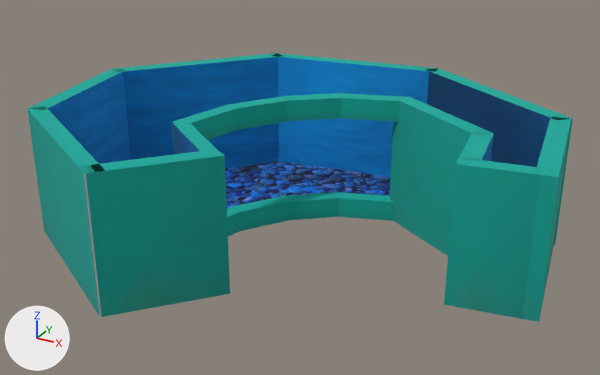
The OBJ model Proyecto_Final_Acuario/Proyecto_Final_Acuario/Models/Acuario/Area_Pinguino/area_pinguino.obj: old version first, new version second.
Camera for both pictures: a 50 mm camera at (-10.8, -19.0, 32.6) aimed at (-41.5, 36.7, 4.7). The lights are fixed; the arrows at lower left show +X, +Y and +Z. Where no turn or scale is listed for an object, it has been applied to the vertices. Vertices at the same position are counted once.

Names of what the first picture shows: 'area_pinguino'.
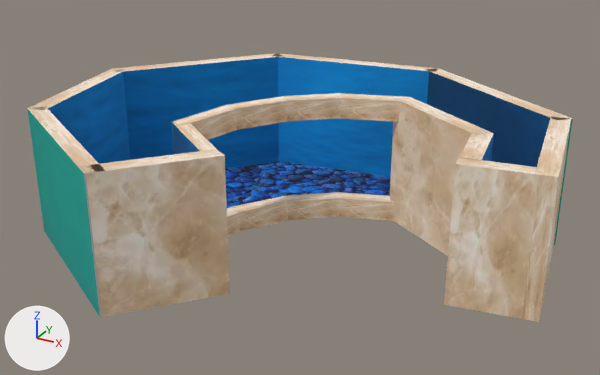
Changed parts and their boxes [x1, y1, x2, y2] in the pictures (600 x 375 px):
```json
{"part": 1, "of": "me_area_pinguino", "change": "recoloured", "before": [172, 93, 492, 256], "after": [172, 93, 492, 256], "on screen": "cyan to beige"}
{"part": 2, "of": "me_area_pinguino", "change": "recoloured", "before": [460, 131, 494, 160], "after": [460, 131, 494, 160], "on screen": "cyan to beige"}
{"part": 3, "of": "me_area_pinguino", "change": "recoloured", "before": [27, 68, 230, 317], "after": [27, 68, 230, 317], "on screen": "cyan to beige"}
{"part": 4, "of": "me_area_pinguino", "change": "recoloured", "before": [444, 122, 571, 322], "after": [444, 122, 571, 322], "on screen": "cyan to beige"}
{"part": 5, "of": "me_area_pinguino", "change": "recoloured", "before": [113, 53, 438, 72], "after": [113, 53, 438, 72], "on screen": "cyan to beige"}
{"part": 6, "of": "me_area_pinguino", "change": "recoloured", "before": [426, 68, 572, 177], "after": [426, 68, 572, 177], "on screen": "cyan to beige"}
```

Scene script edits in JSON lines:
```json
{"op": "add", "block": "img_paredes_estanques_png", "code": ["img_paredes_estanques_png = load_image('paredes_estanques.png', 'paredes_estanques.png', 512, 512, 'sRGB')"]}
{"op": "add", "block": "mat_lambert28sg", "code": ["mat_lambert28sg = principled_material('lambert28SG')", "mat_lambert28sg.texture = img_paredes_estanques_png", "mat_lambert28sg.roughness = 1.0"]}
{"block": "me_area_pinguino", "where": "me_area_pinguino.from_pydata(...)  # 205 vertices, 145 faces; spans x -63.6..-20.2, y 18.9..54.9, z 0.0..11.2"}
{"block": "me_area_pinguino", "where": "# used by ob_area_pinguino; location = (0.0, 0.0, 0.0)"}
{"block": "me_area_pinguino", "change": "me_area_pinguino part 1: 46 of the faces centred in x -48.9..-31.5, y 28.2..44.7, z 0.0..11.2 switch from mat_lambert9sg (picture img_pared_png) to mat_lambert28sg (picture img_paredes_estanques_png)"}
{"block": "me_area_pinguino", "change": "me_area_pinguino part 2: 1 of the faces centred in x -26.8, y 36.7, z 11.2 switch from mat_lambert9sg (picture img_pared_png) to mat_lambert28sg (picture img_paredes_estanques_png)"}
{"block": "me_area_pinguino", "change": "me_area_pinguino part 3: 5 of the faces centred in x -62.6..-44.8, y 22.6..33.7, z 5.6..11.2 switch from mat_lambert8sg (picture img_pared_png) to mat_lambert28sg (picture img_paredes_estanques_png)"}
{"block": "me_area_pinguino", "change": "me_area_pinguino part 4: 5 of the faces centred in x -29.3..-21.0, y 32.9..50.5, z 5.6..11.2 switch from mat_lambert8sg (picture img_pared_png) to mat_lambert28sg (picture img_paredes_estanques_png)"}
{"block": "me_area_pinguino", "change": "me_area_pinguino part 5: 4 of the faces centred in x -58.2..-44.5, y 45.8..53.6, z 5.6..11.2 switch from mat_lambert8sg (picture img_pared_png) to mat_lambert28sg (picture img_paredes_estanques_png)"}
{"block": "me_area_pinguino", "change": "me_area_pinguino part 6: all 2 faces centred in x -29.7..-21.9, y 39.6..50.0, z 11.2 switch from mat_lambert10sg (picture img_pared_png) to mat_lambert28sg (picture img_paredes_estanques_png)"}
```
